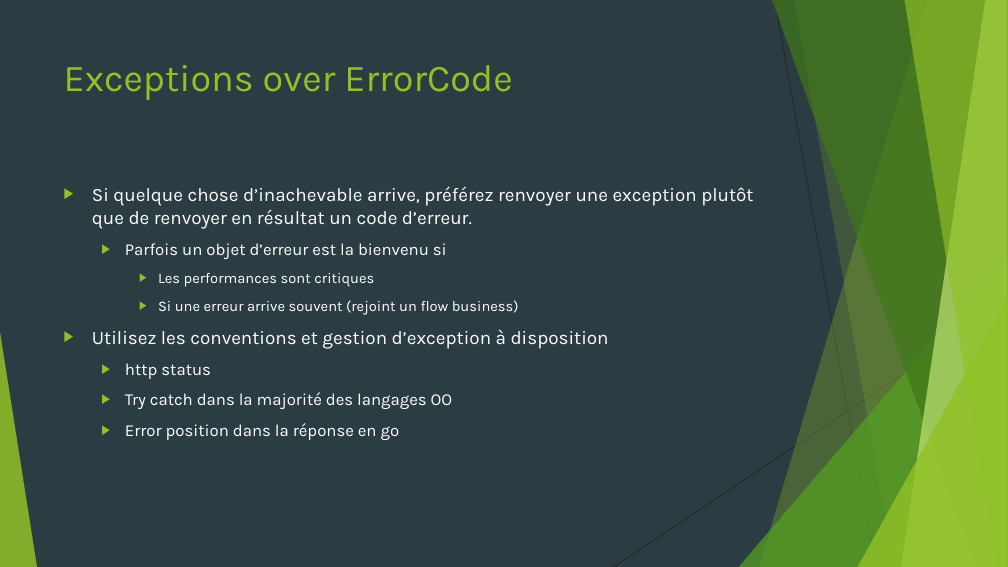
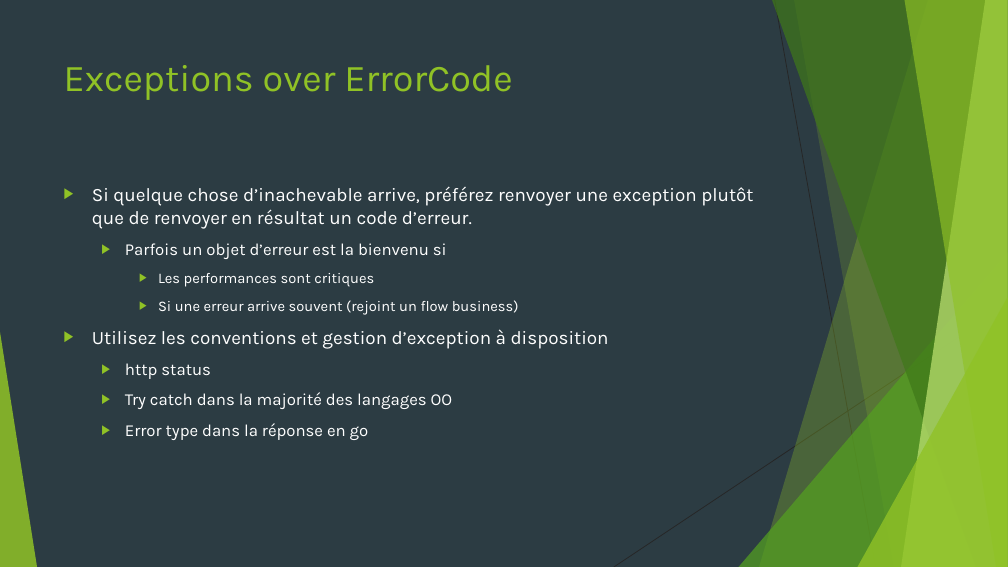
Before and after one commit to worming004/SimpleIsNotEasy, a slide deck: slide 29 of PPT/Easy != Simple.pptx. Drawn at 1008x567 pixels with LibreOffice and Linux fonts; fonts in the diff are those of the drawing. Boxes give left, top, right and bottom in pixels: in the first picture for what was removed or moved away, otherwise in the second. Text is boxed around its words. In the diff, an @@ line names an element or a change of style, - is before the commit and + after.

```diff
--- a/PPT/Easy != Simple.pptx
+++ b/PPT/Easy != Simple.pptx
@@ text at (125, 423, 369, 440): text changed @@
-  ▶ Error position dans la réponse en go
+  ▶ Error type dans la réponse en go
```
Also in this commit, not shown: 6 other slides changed, 1 slide removed.
